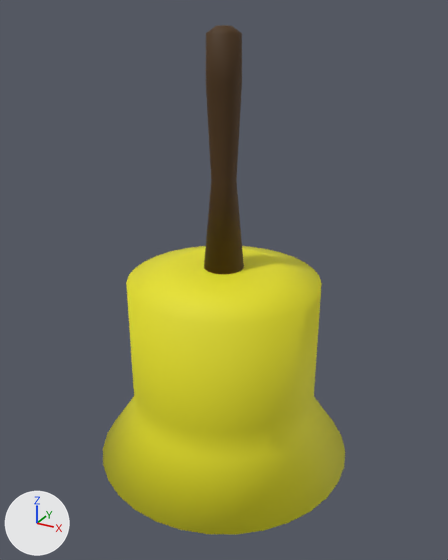
Before and after pictures for a commit that changed the FBX model working/subahu/bell/bell.fbx.
Camera for both pictures: a 50 mm lens placed at (0.407, -0.81, 0.59), pointed at (0.051, -0.163, 0.267). The lights are fixed; the arrows at lower left show +X, +Y and +Z. Where no turn or scale is listed for an object, it has been applied to the vertices.

The first picture shows 'bellbody', 'handle'.
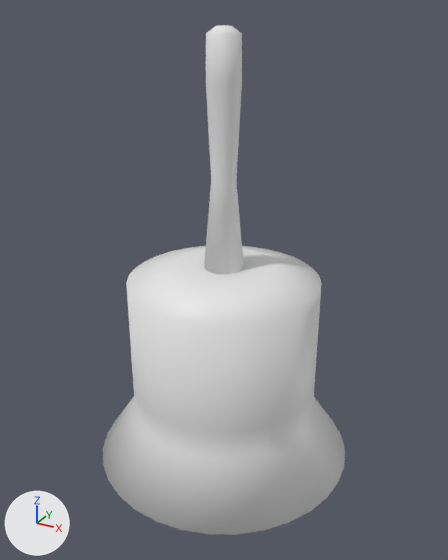
Commit message: bell ready

Location of each change, [x1, y1, x2, y2] in pixels of the pictures (448 x 560 px):
'bellbody', recoloured (yellow to grey)
    both: [103, 246, 345, 535]
'handle', recoloured (brown to grey)
    both: [204, 25, 244, 274]

What the commit changed:
me_cylinder has 320 vertices, 290 faces and spans x -0.129..0.224, y -0.333..0.02, z -0.003..0.283.
me_cylinder no longer uses material mat_material_001 (yellow #e7e120).
me_cylinder_002 has 160 vertices, 130 faces and spans x -0.026..0.026, y -0.026..0.026, z -0.023..0.268.
me_cylinder_002 no longer uses material mat_material_003 (brown #472c00).
